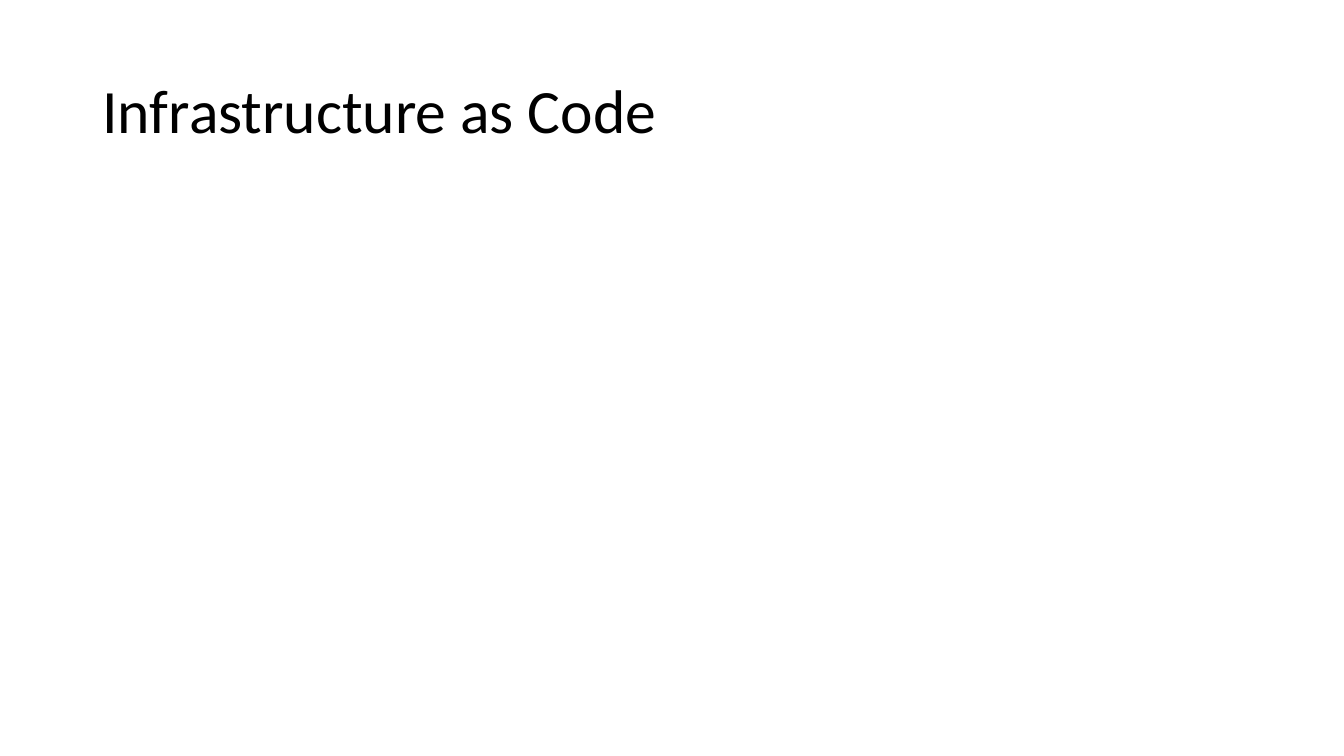
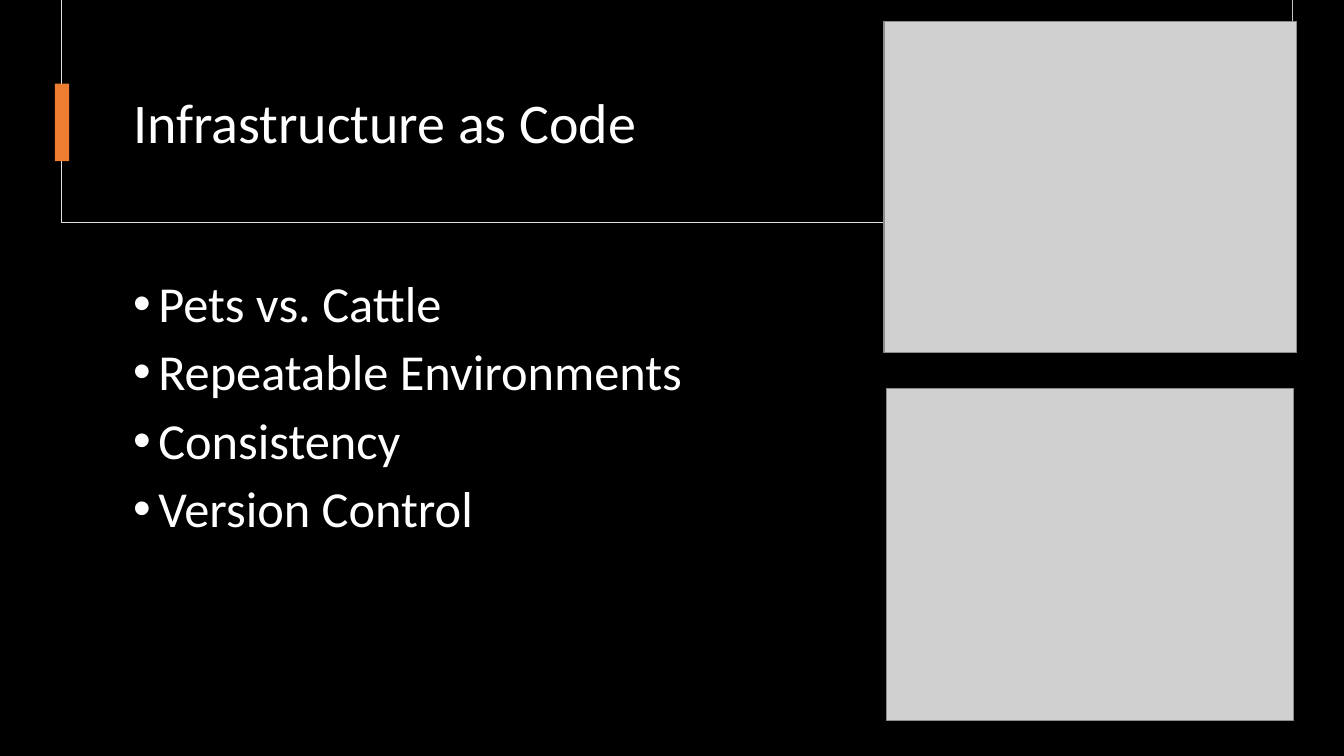
Before and after one commit to fortunkam/terraform-101, a slide deck: slide 2 of presentation/Terraform 101.pptx. Drawn at 1344x756 pixels with LibreOffice and Linux fonts; fonts in the diff are those of the drawing; grey boxes stand for pictures; background and template pictures are left out. Boxes give left, top, right and bottom in pixels: in the first picture for what was removed or moved away, otherwise in the second. Text is boxed around its words. In the diff, an @@ line names an element or a change of style, - is before the commit and + after.

```diff
--- a/presentation/Terraform 101.pptx
+++ b/presentation/Terraform 101.pptx
@@ background #FFFFFF to #000000 @@
@@ rectangle added at (x1=62, y1=0, x2=1293, y2=223), fill #000000, outline #E1E1E1 0.75 pt @@
@@ rectangle added at (x1=63, y1=0, x2=1293, y2=222), fill #000000 @@
@@ picture added at (x1=884, y1=21, x2=1297, y2=353) @@
@@ rectangle added at (x1=55, y1=84, x2=70, y2=161), fill #ED7D31 @@
@@ title "Infrastructure as Code" moved from (x1=102, y1=90, x2=656, y2=134) to (x1=133, y1=104, x2=636, y2=144) @@
@@ title "Infrastructure as Code" at (x1=133, y1=104, x2=636, y2=144): size 44 to 40 pt, text colour #000000 to #FFFFFF @@
@@ text added at (x1=158, y1=287, x2=682, y2=528), 36 pt, text #FFFFFF @@
+• Pets vs. Cattle
+• Repeatable Environments
+• Consistency
+• Version Control
@@ picture added at (x1=886, y1=389, x2=1295, y2=721) @@
```
Also in this commit, not shown: 5 other slides changed, 6 slides added, 18 slides removed, 8 other files.
